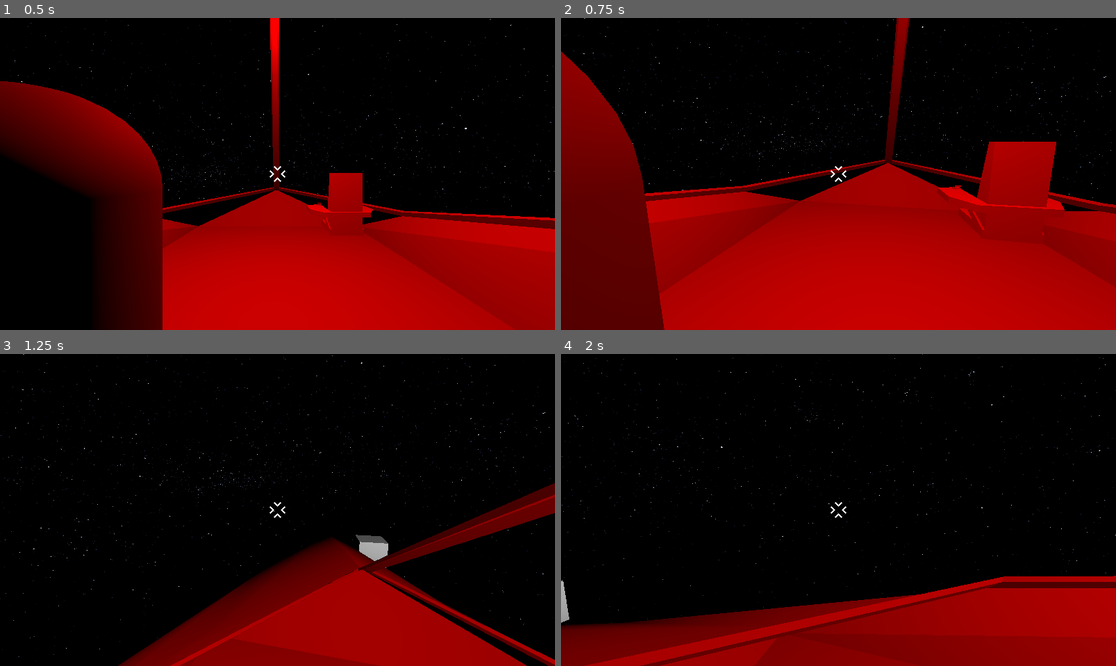
Above: before the commit, frames 1-4 (two rows, left to right).
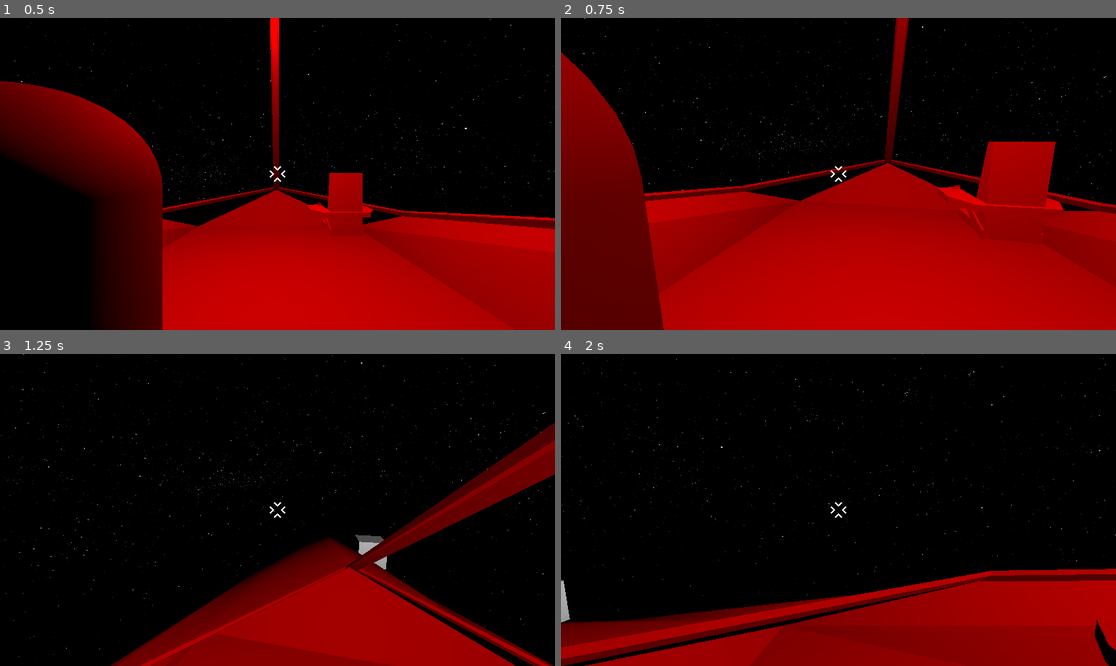
Above: after the commit, the same moments.

Repository: Greenwolf8/UntitledSpaceGame
Game: Godot game, scene res://Map.tscn
Two runs of this game, one before a commit and one after it. Both use one fixed random seed, a clock stepped at 60 frames per second and the inputs below.
Inputs (mouse positions are in pixels of both pictures, inside the frame that each line leads up to):
- Up to frame 1 (0.5 s): no input
- Up to frame 2 (0.75 s): tap Enter at 0.5 s; move the mouse to (832, 180) at 0.52 s; hold W (move_forward) from 0.53 s (still down); hold C (camera_lock) from 0.53 s (still down)
- Up to frame 3 (1.25 s): keep holding W (move_forward); keep holding C (camera_lock); tap Space (jump) at 0.77 s
- Up to frame 4 (2 s): keep holding W (move_forward); move the mouse to (877, 513) at 1.27 s; release C (camera_lock) at 1.28 s; tap E (interact) at 1.35 s; tap Space (jump) at 1.52 s

Frame 1 is identical in both runs. In frame 2, 0.4% of the frame differs, in the area x 0-100%, y 0-100%; in frame 3, 9.3%, in the area x 19-100%, y 22-100%; in frame 4, 6.8%.

Commit message:
feat: add "Press E" ui
"Press E" now shows up when looking at chair when close enough to interact

Diff:
--- a/Ship.gd
+++ b/Ship.gd
@@ -32,6 +32,7 @@
 	var pitch_input = Input.get_axis("move_back", "move_forward")
 	apply_torque(transform.basis.z * pitch_input * turn_torque)
 
+
 func interact_pressed():
 	var canEnter = not withPlayer
 	var hit_object = front_cast.get_collider()
@@ -56,6 +57,7 @@
 func _enter_ship():
 	withPlayer = true
 	%OmniLight3D.light_color = Color(1,1,1)
+	%"Press E".visible = false
 
 	var player = get_tree().get_first_node_in_group("Player")
 	player.enter_ship()
--- a/Ship.tscn
+++ b/Ship.tscn
@@ -96,7 +96,7 @@
 
 [node name="Chair" type="RigidBody3D" parent="Ship"]
 unique_name_in_owner = true
-collision_layer = 2
+collision_layer = 10
 collision_mask = 2
 
 [node name="ChairCollider" type="CollisionShape3D" parent="Ship/Chair"]
@@ -106,7 +106,7 @@
 [node name="Player2" parent="Ship" node_paths=PackedStringArray("camera") groups=["Player"] instance=ExtResource("3_ix3uc")]
 unique_name_in_owner = true
 transform = Transform3D(-4.371139e-08, 0, 1, 0, 1, 0, -1, 0, -4.371139e-08, 24.80692, 5.2056346, 0.11440277)
-collision_mask = 6
+collision_mask = 7
 script = ExtResource("4_7se24")
 camera = NodePath("Camera3D2")
 
@@ -123,7 +123,7 @@
 unique_name_in_owner = true
 transform = Transform3D(1, 0, 0, 0, 1, 0, 0, 0, 1, 7.450581e-09, 0.011189461, -0.21256447)
 target_position = Vector3(0, 0, -1.5)
-collision_mask = 2
+collision_mask = 8
 
 [node name="Reticle2" type="TextureRect" parent="Ship/Player2"]
 anchors_preset = 8
@@ -149,10 +149,28 @@
 transform = Transform3D(1, 0, 0, 0, 1, 0, 0, 0, 1, 0, -0.09168434, 0)
 collision_mask = 6
 
+[node name="Press E" type="Label" parent="Ship/Player2"]
+unique_name_in_owner = true
+anchors_preset = -1
+anchor_left = 0.5
+anchor_top = 0.841
+anchor_right = 0.5
+anchor_bottom = 0.841
+offset_left = -83.0
+offset_top = -30.28003
+offset_right = 88.0
+offset_bottom = 38.71997
+grow_horizontal = 2
+grow_vertical = 2
+size_flags_horizontal = 4
+theme_override_font_sizes/font_size = 50
+text = "Press E"
+vertical_alignment = 2
+
 [node name="BonusPlayer" parent="Ship" groups=["Player"] instance=ExtResource("3_ix3uc")]
 unique_name_in_owner = true
 transform = Transform3D(-4.371139e-08, 0, 1, 0, 1, 0, -1, 0, -4.371139e-08, 23.468225, 5.2056346, 1.2494717)
-collision_mask = 6
+collision_mask = 7
 script = ExtResource("6_7se24")
 
 [node name="BPCollisionShape3D2" type="CollisionShape3D" parent="Ship/BonusPlayer"]
--- a/player2r.gd
+++ b/player2r.gd
@@ -38,6 +38,11 @@
 	var current_speed := sprint if is_sprinting else walk
 
 
+	if front_cast.is_colliding():
+		%"Press E".visible = true
+	else:
+		%"Press E".visible = false
+
 	forward = (forward - forward.project(ship_basis.y)).normalized()
 	right = (right - right.project(ship_basis.y)).normalized()
 
